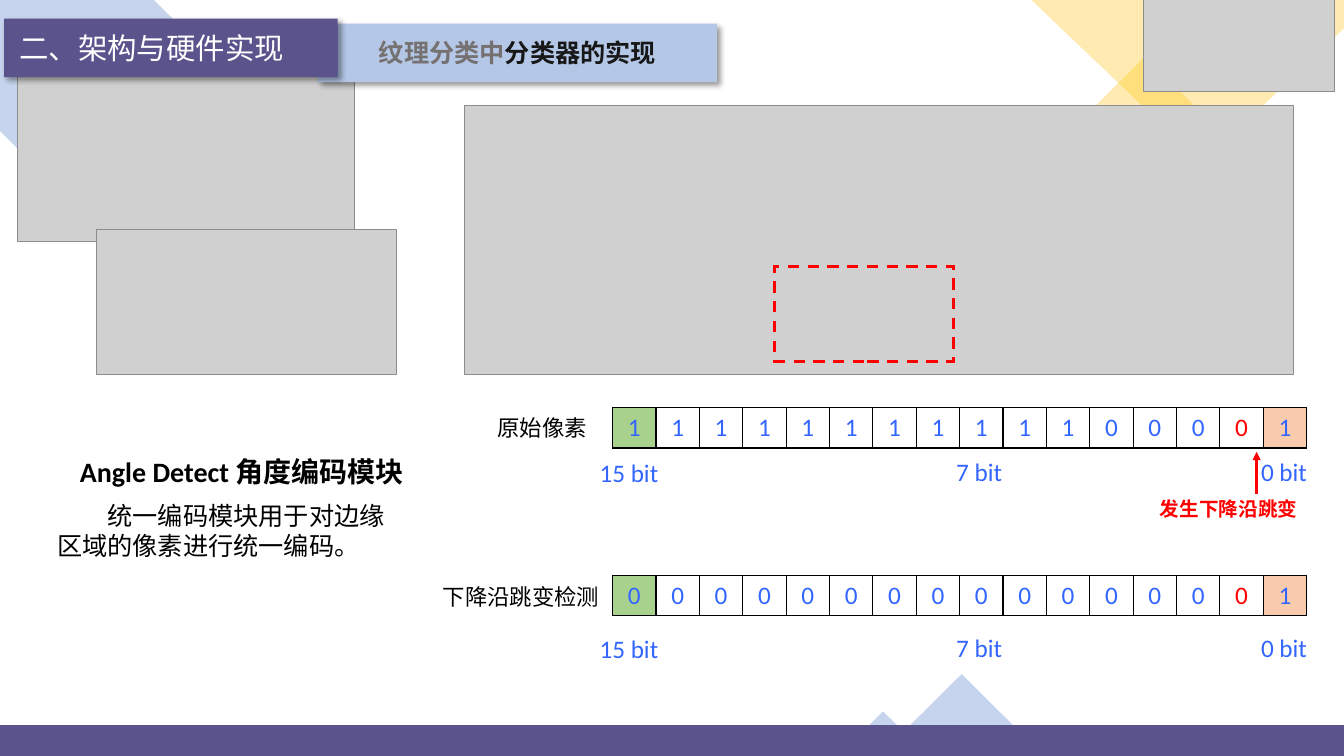
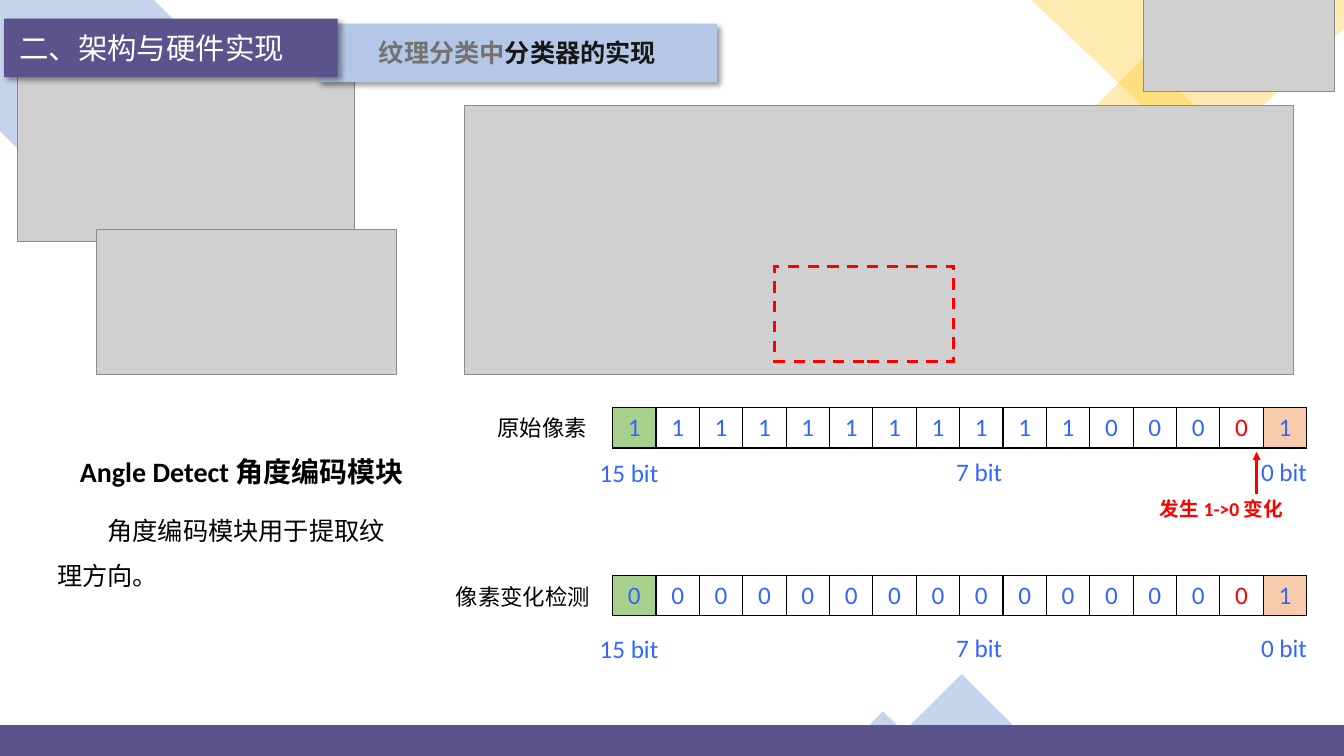
Before and after one commit to jjyy-Huang/LoG-UTE-RAISR-Doc, a slide deck: slide 18 of presentation/PPT.pptx. Drawn at 1344x756 pixels with LibreOffice and Linux fonts; fonts in the diff are those of the drawing; grey boxes stand for pictures; background and template pictures are left out. Boxes give left, top, right and bottom in pixels: in the first picture for what was removed or moved away, otherwise in the second. Text is boxed around its words. In the diff, an @@ line names an element or a change of style, - is before the commit and + after.

```diff
--- a/presentation/PPT.pptx
+++ b/presentation/PPT.pptx
@@ text at (x1=1160, y1=499, x2=1283, y2=518): text changed @@
-发生下降沿跳变
+发生 1->0 变化
@@ text at (x1=57, y1=518, x2=384, y2=587): text changed @@
-统一编码模块用于对边缘区域的像素进行统一编码。
+角度编码模块用于提取纹理方向。
@@ text at (x1=456, y1=586, x2=590, y2=607): text changed @@
-下降沿跳变检测
+像素变化检测
```
Also in this commit, not shown: 20 other slides changed, 5 slides added, 58 other files.
